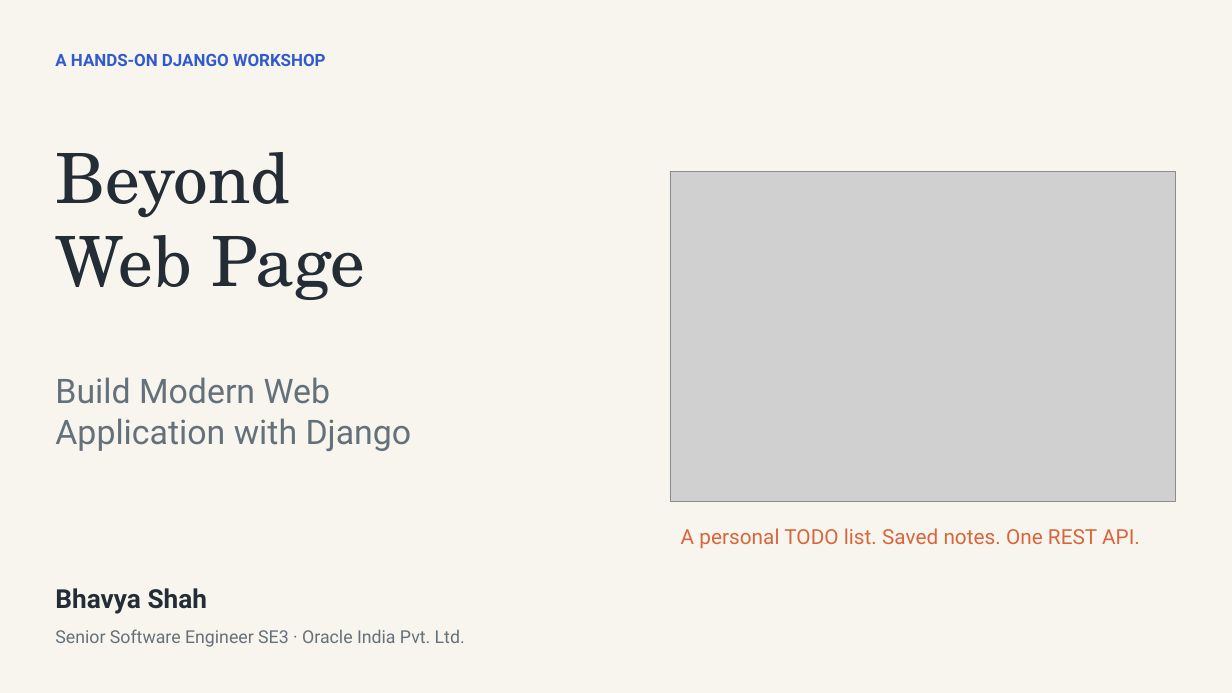
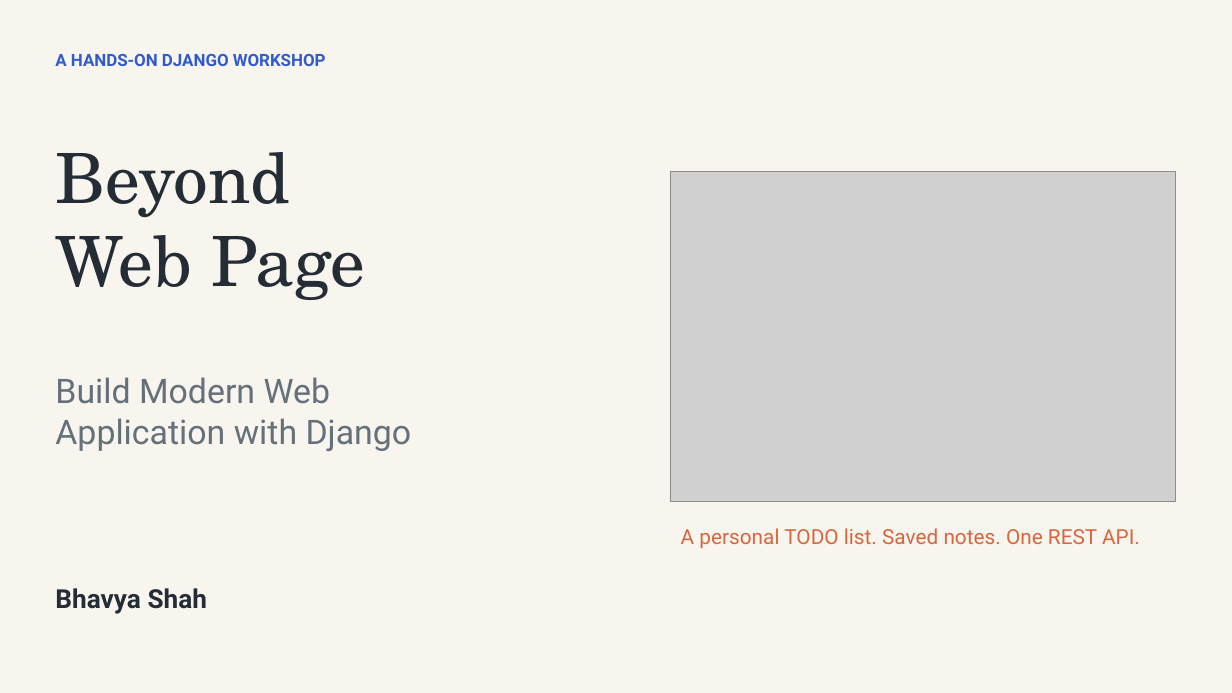
Before and after one commit to ShahBhavya101094/PocketDesk, a slide deck: slide 1 of docs/presentation/Beyond_Web_Page_Django_Live_Project.pptx. Drawn at 1232x693 pixels with LibreOffice and Linux fonts; fonts in the diff are those of the drawing; grey boxes stand for pictures. Boxes give left, top, right and bottom in pixels: in the first picture for what was removed or moved away, otherwise in the second. Text is boxed around its words. In the diff, an @@ line names an element or a change of style, - is before the commit and + after.

```diff
--- a/docs/presentation/Beyond_Web_Page_Django_Live_Project.pptx
+++ b/docs/presentation/Beyond_Web_Page_Django_Live_Project.pptx
@@ text removed at [55, 629, 465, 647] @@
-Senior Software Engineer SE3 · Oracle India Pvt. Ltd.
```
Also in this commit, not shown: 1 other slide changed.
